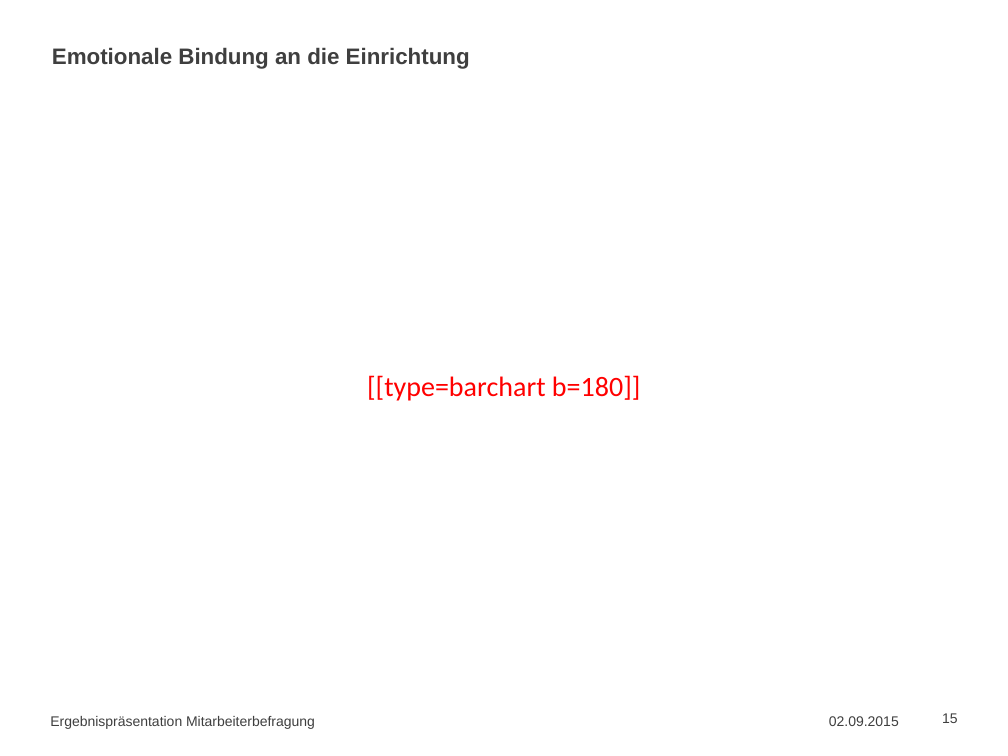
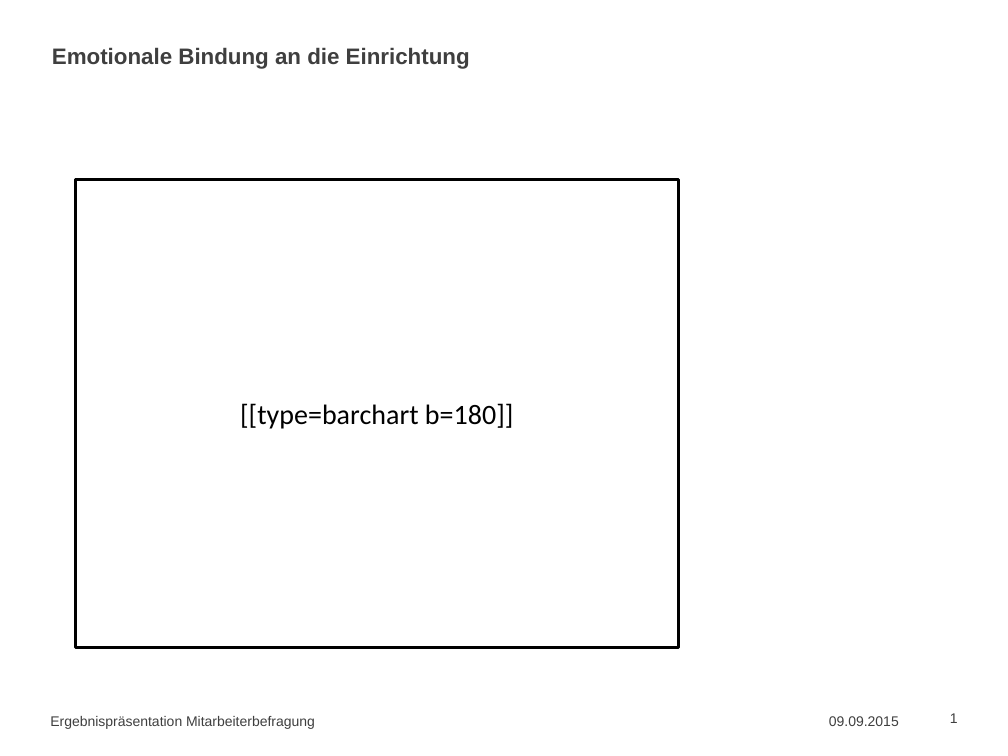
Before and after one commit to markheckmann/R2PPTaddons, a slide deck: slide 1 of dev/template.pptx (slide 15 before the commit). Drawn at 1008x756 pixels with LibreOffice and Linux fonts; fonts in the diff are those of the drawing. Boxes give left, top, right and bottom in pixels: in the first picture for what was removed or moved away, otherwise in the second. Text is boxed around its words. In the diff, an @@ line names an element or a change of style, - is before the commit and + after.

```diff
--- a/dev/template.pptx
+++ b/dev/template.pptx
@@ rectangle "[[type=barchart b=180]]": place and size @@
-rectangle "[[type=barchart b=180]]" at box(367, 375, 640, 401)
+rectangle "[[type=barchart b=180]]" at box(76, 179, 678, 648)
@@ rectangle "[[type=barchart b=180]]" at box(76, 179, 678, 648): text colour #FF0000 to #000000; fill none to #FFFFFF; outline none to #000000 2 pt @@
@@ text at box(829, 716, 899, 726): text changed @@
-02.09.2015
+09.09.2015
@@ page number at box(950, 713, 958, 723): text changed @@
-15
+1
```
Also in this commit, not shown: 4 other slides changed, 85 slides removed, 1 other file.
